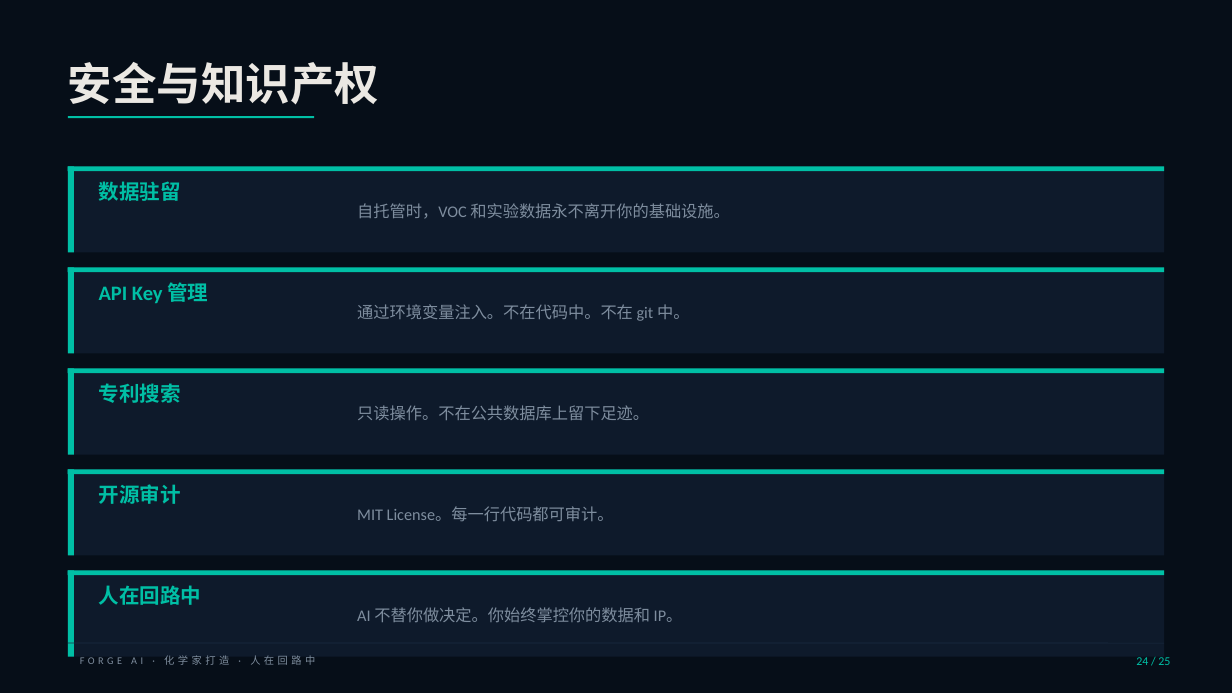
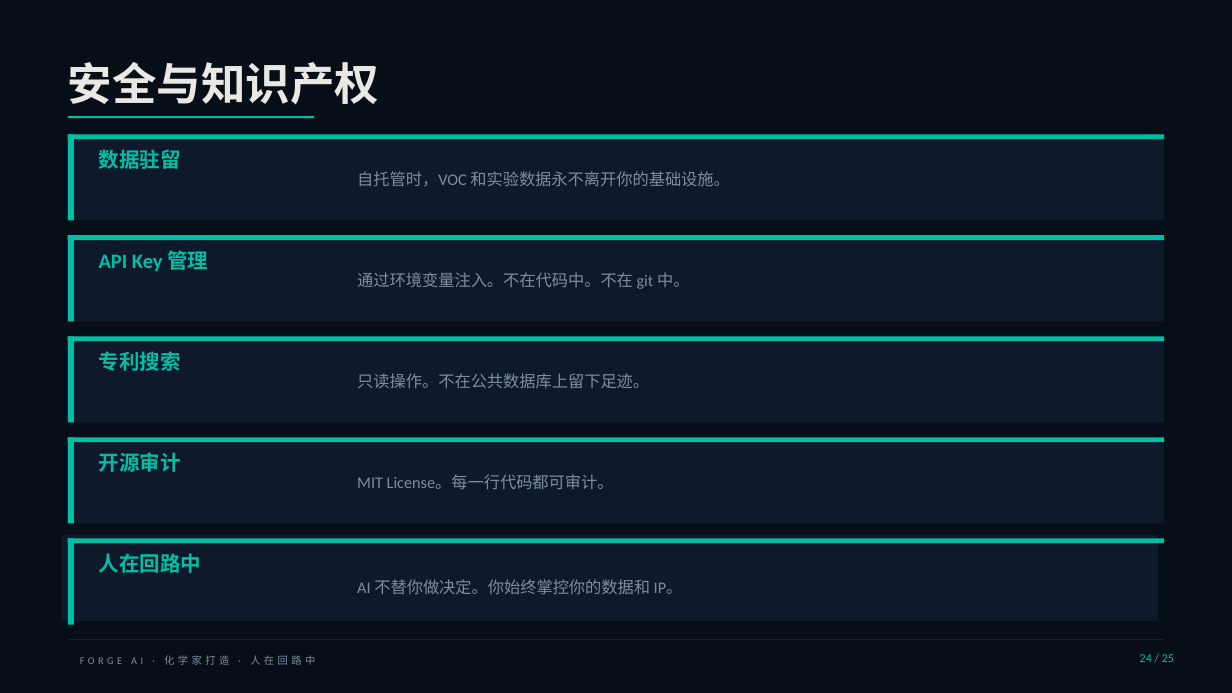
Before and after one commit to newbison/AI_CHEMIST, a slide deck: slide 24 of ppt/FORGE_AI_25_CN.pptx. Drawn at 1232x693 pixels with LibreOffice and Linux fonts; fonts in the diff are those of the drawing. Boxes give left, top, right and bottom in pixels: in the first picture for what was removed or moved away, otherwise in the second. Text is boxed around its words. In the diff, an @@ line names an element or a change of style, - is before the commit and + after.

```diff
--- a/ppt/FORGE_AI_25_CN.pptx
+++ b/ppt/FORGE_AI_25_CN.pptx
@@ rectangle: place and size @@
-rectangle at <box>68,570,1164,657</box>
+rectangle at <box>62,535,1158,621</box>
@@ 14 rectangles, 10 texts: place and size @@
-14 rectangles, 10 texts at <box>68,166,1164,657</box>
+14 rectangles, 10 texts at <box>68,134,1164,625</box>
@@ line moved from (68, 643) - (1164, 643) to (68, 639) - (1164, 639) @@
@@ text "24 / 25": place and size @@
-text "24 / 25" at <box>1136,657,1170,665</box>
+text "24 / 25" at <box>1140,654,1174,662</box>
```
Also in this commit, not shown: 10 other slides changed, 32 other files.
